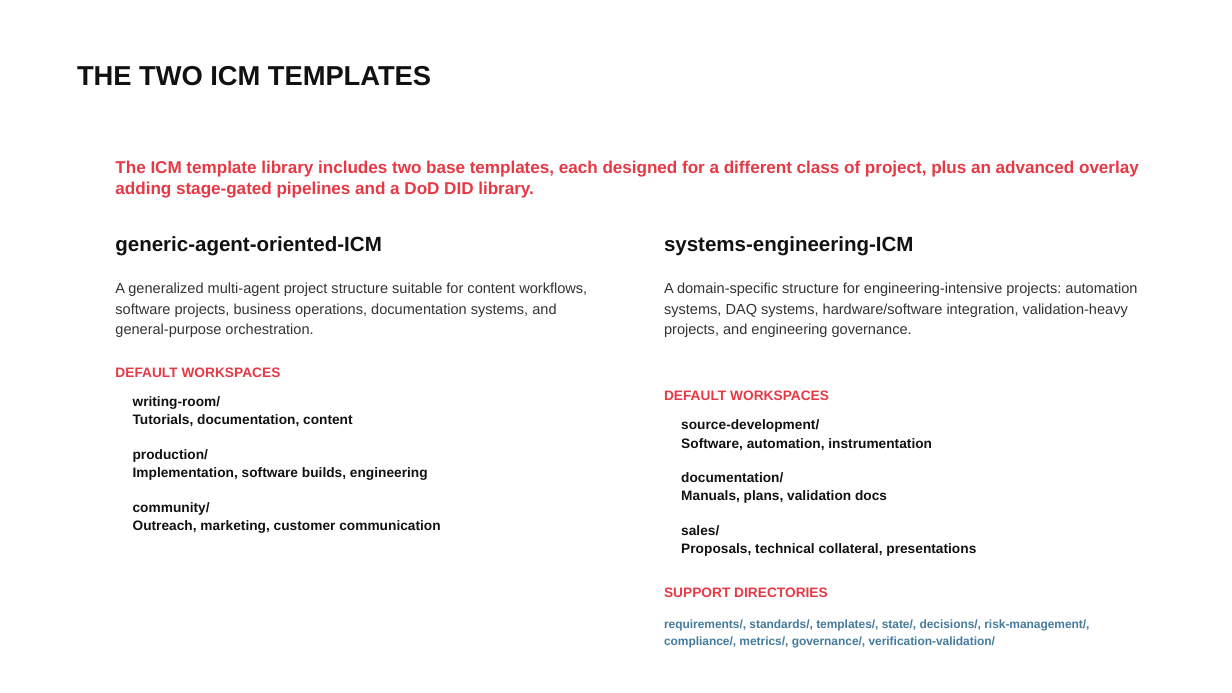
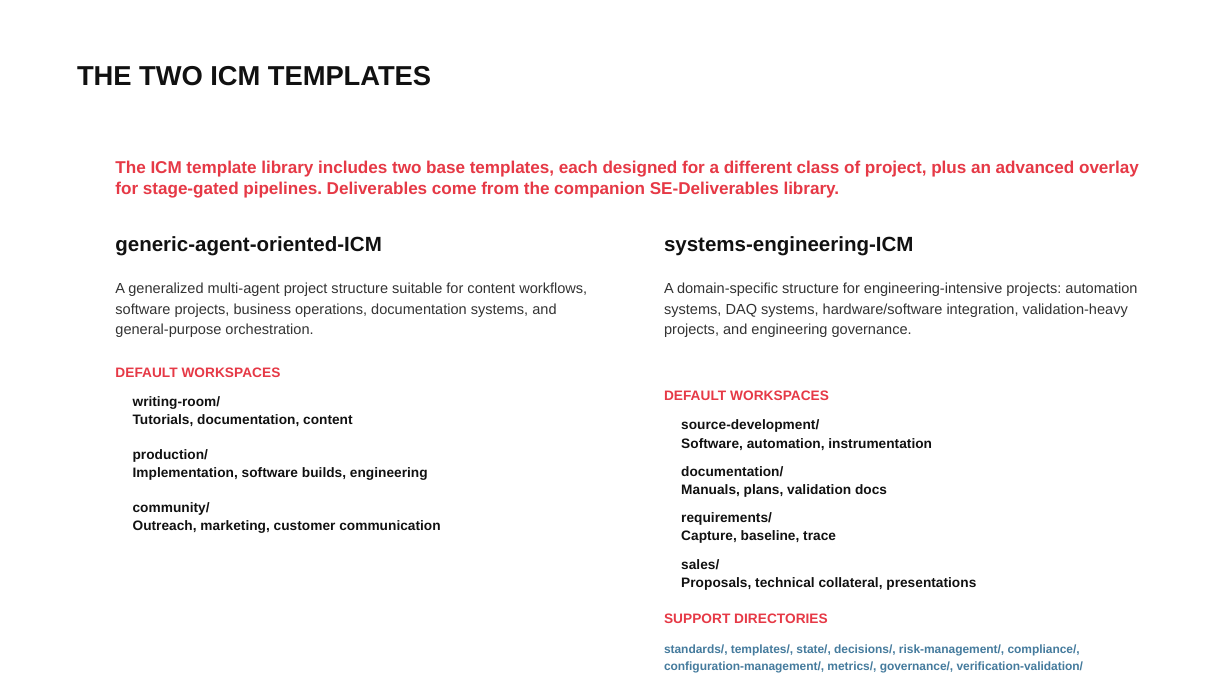
Before and after one commit to NathanForster/ICM, a slide deck: slide 6 of Interpretable_Context_Methodology_(ICM).pptx. Drawn at 1232x693 pixels with LibreOffice and Linux fonts; fonts in the diff are those of the drawing; background and template pictures are left out. Boxes give left, top, right and bottom in pixels: in the first picture for what was removed or moved away, otherwise in the second. Text is boxed around its words. In the diff, an @@ line names an element or a change of style, - is before the commit and + after.

```diff
--- a/Interpretable_Context_Methodology_(ICM).pptx
+++ b/Interpretable_Context_Methodology_(ICM).pptx
@@ text at <box>115,160,1139,198</box>: text changed @@
-The ICM template library includes two base templates, each designed for a different class of project, plus an advanced overlay adding stage-gated pipelines and a DoD DID library.
+The ICM template library includes two base templates, each designed for a different class of project, plus an advanced overlay for stage-gated pipelines. Deliverables come from the companion SE-Deliverables library.
@@ text "documentation/ Manuals, plans, validation docs": place and size @@
-text "documentation/ Manuals, plans, validation docs" at <box>681,472,887,503</box>
+text "documentation/ Manuals, plans, validation docs" at <box>681,466,887,497</box>
@@ text added at <box>681,512,836,543</box>, 8.5 pt, text #333333 @@
+requirements/
+Capture, baseline, trace
@@ text "sales/ Proposals, technical collateral, presentations": place and size @@
-text "sales/ Proposals, technical collateral, presentations" at <box>681,525,976,556</box>
+text "sales/ Proposals, technical collateral, presentations" at <box>681,559,976,590</box>
@@ text "SUPPORT DIRECTORIES": place and size @@
-text "SUPPORT DIRECTORIES" at <box>664,587,828,597</box>
+text "SUPPORT DIRECTORIES" at <box>664,613,828,623</box>
@@ text at <box>664,644,1083,673</box>: text changed @@
-requirements/, standards/, templates/, state/, decisions/, risk-management/, compliance/, metrics/, governance/, verification-validation/
+standards/, templates/, state/, decisions/, risk-management/, compliance/, configuration-management/, metrics/, governance/, verification-validation/
```
Also in this commit, not shown: 1 other slide changed, 3 other files.
